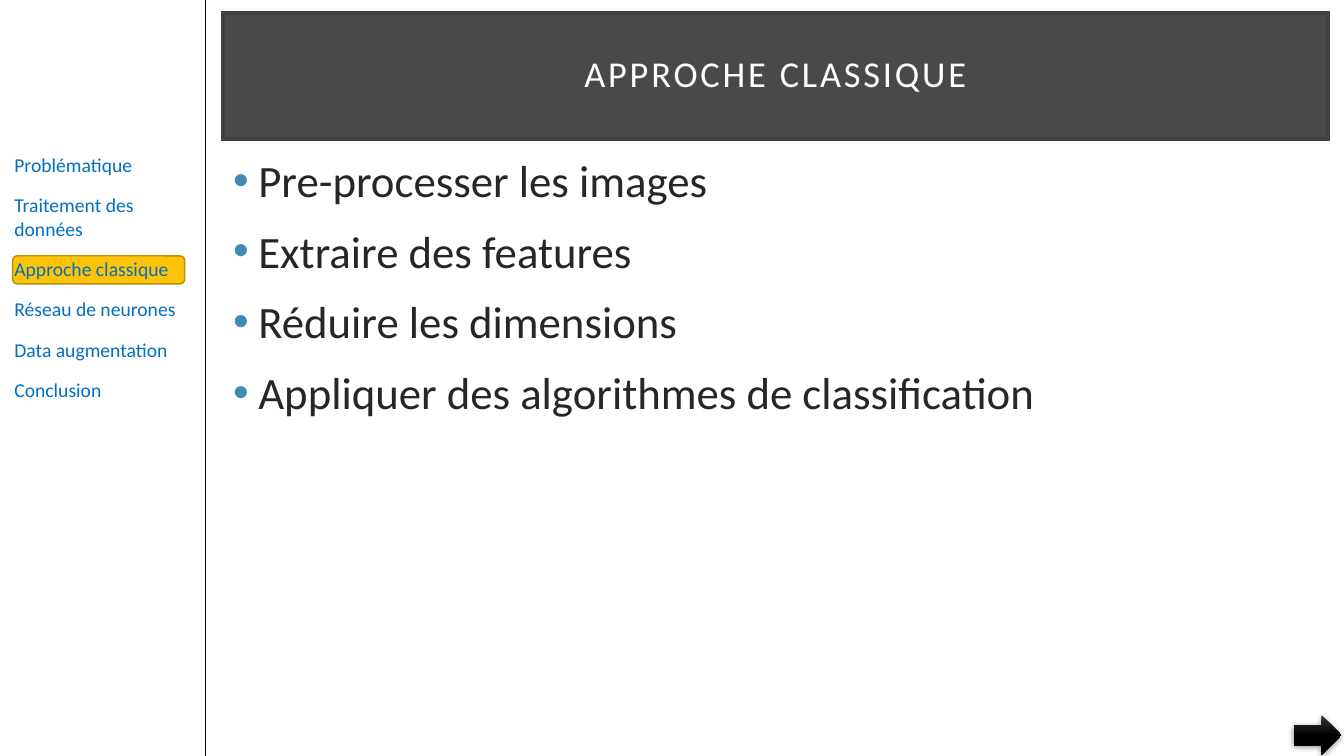
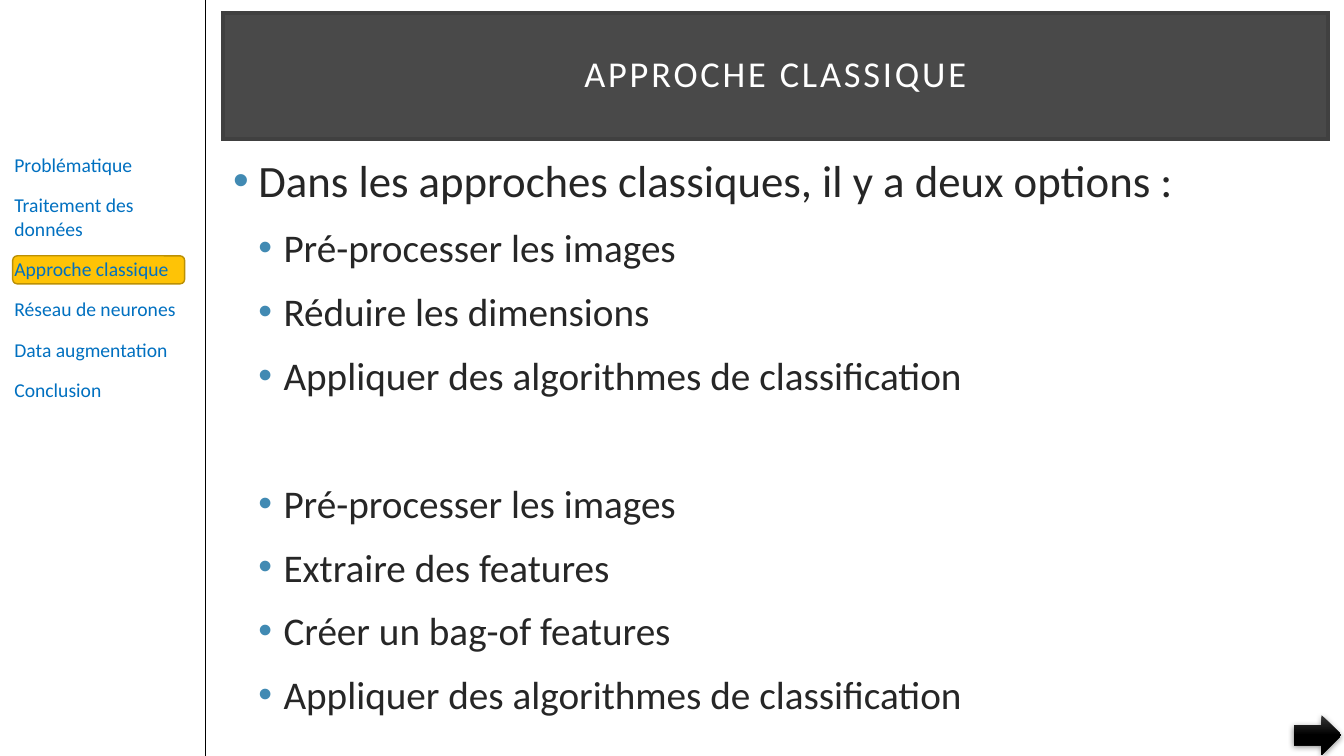
Before and after one commit to pfroide/python, a slide deck: slide 11 of Projet_7/p7.pptx. Drawn at 1344x756 pixels with LibreOffice and Linux fonts; fonts in the diff are those of the drawing. Boxes give left, top, right and bottom in pixels: in the first picture for what was removed or moved away, otherwise in the second. Text is boxed around its words. In the diff, an @@ line names an element or a change of style, - is before the commit and + after.

```diff
--- a/Projet_7/p7.pptx
+++ b/Projet_7/p7.pptx
@@ text at (x1=258, y1=166, x2=1151, y2=269): text changed @@
-• Pre-processer les images
-• Extraire des features
+• Dans les approches classiques, il y a deux options :
+  • Pré-processer les images
@@ text at (x1=284, y1=298, x2=961, y2=397): size 32 to 28 pt in "Réduire les dimensions", "Appliquer des algorithmes de classification"; alignment left to justified; list level 1 to 2 in "Réduire les dimensions"; list level 1 to 2 in "Appliquer des algorithmes de classification" @@
@@ text at (x1=284, y1=490, x2=961, y2=716): paragraphs added @@
+  • Pré-processer les images
+  • Extraire des features
+  • Créer un bag-of features
+  • Appliquer des algorithmes de classification
```
Also in this commit, not shown: 17 other slides changed, 2 slides added, 1 slide removed.
